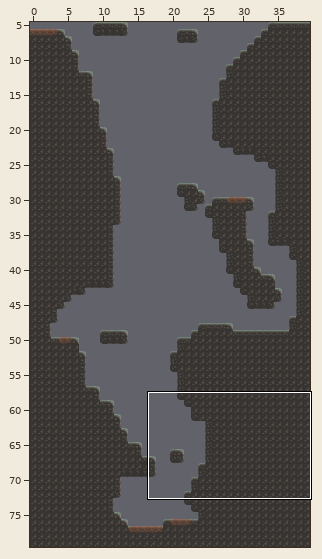
Two states of a Tiled map, Assets/Tilemaps/Doodles/final_levels/tower_climb.tmx. The picture above shows the old version from afar; the outline marks the close-up.
Close-up. Old version:
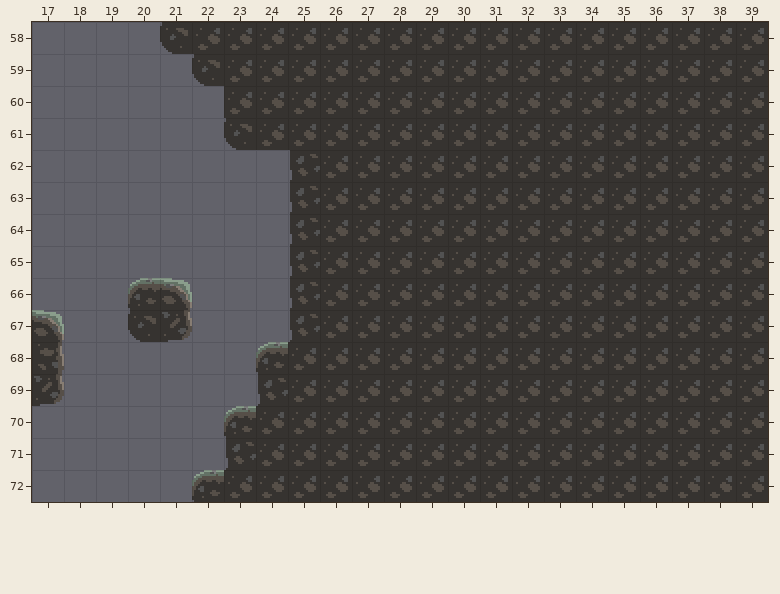
Cells are 32x32 px. Shown: x 17..39, y 58..72.
After the commit:
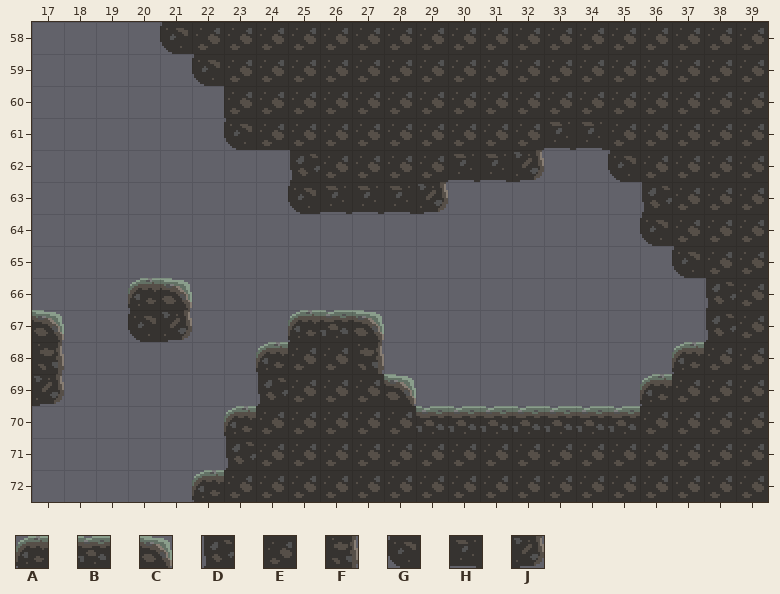
Key: from "tiles_16_with_vines": A 0, B 1, C 2, D 6, E 7, F 8, G 12, H 13, J 14.
_ is an empty cell.
From old to new:
Layer "Overlay":
The edit turns tile D into tile A in row 67 at x 25.
The edit turns tile E into tile A in row 68 at x 37; in row 69 at x 36.
The edit turns tile E into tile B in row 67 at x 26; in row 70 at x 29 to 35.
The edit turns tile E into tile C in row 67 at x 27; in row 69 at x 28.
The edit turns tile E into tile D in row 63 at x 36; in rows 66 to 67 at x 38.
The edit turns tile E into tile F in row 68 at x 27.
The edit turns tile D into tile G in row 63 at x 25.
The edit turns tile E into tile G in row 62 at x 35; in row 64 at x 36; in row 65 at x 37.
The edit turns tile E into tile H in row 61 at x 33 to 34; in row 62 at x 30 to 31; in row 63 at x 26 to 28.
The edit turns tile E into tile J in row 62 at x 32; in row 63 at x 29.
The edit erases tile D in rows 64 to 66 at x 25.
The edit erases tile E in row 62 at x 33 to 34; in row 63 at x 30 to 35; in row 64 at x 26 to 35; in row 65 at x 26 to 36; in row 66 at x 26 to 37; in row 67 at x 28 to 37.
The edit erases tile E in row 68 at x 28 to 36; in row 69 at x 29 to 35.
Where, in picture pixels (left, top, right, bottom), the same in both close-ups:
changed: (288, 122, 736, 434)
